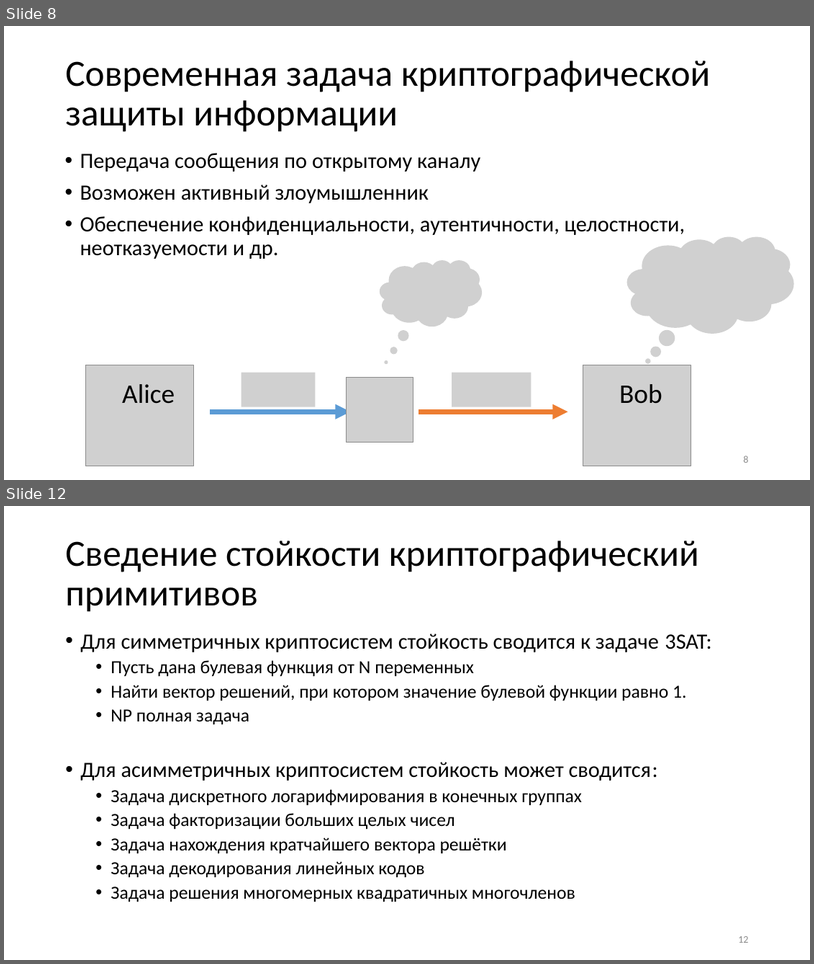
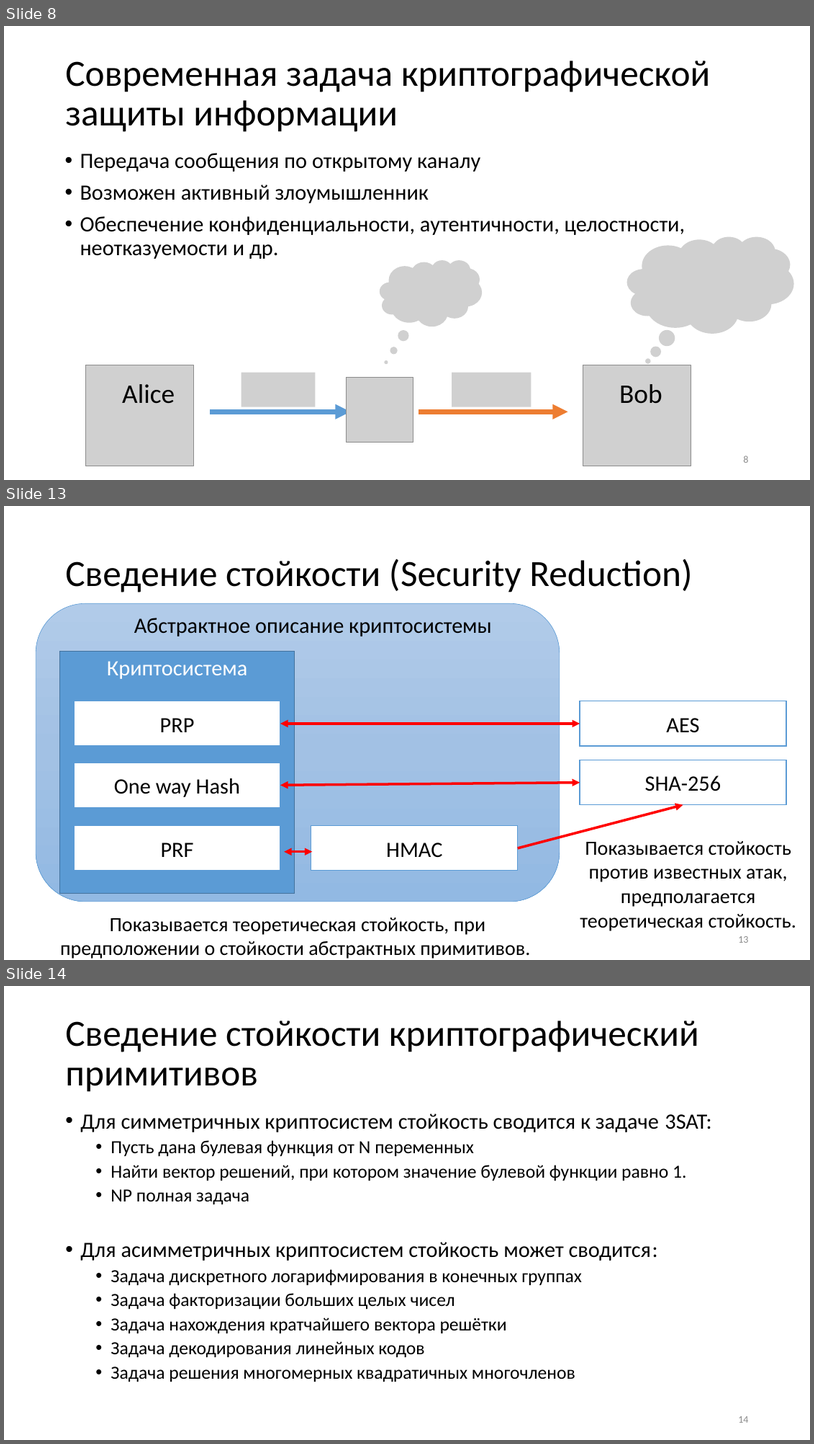
Before and after one commit to CryptoCourse/CryptoLectures, a slide deck: Lectures/Lecture1.pptx. Shown one above the other, each under a label of ours: slides 8 and 12 before the commit, slides 8, 13 and 14 after it; the slides between them are not shown. The pictures are 814x964 and 814x1444 pixels, drawn with LibreOffice and Linux fonts; fonts in the diff are those of the drawing; grey boxes stand for pictures. Boxes give left, top, right and bottom in pixels: in the first picture for what was removed or moved away, otherwise in the second. Text is boxed around its words. In the diff, an @@ line names an element or a change of style, - is before the commit and + after.

```diff
--- a/Lectures/Lecture1.pptx
+++ b/Lectures/Lecture1.pptx
@@ slide 13 added at (x1=4, y1=506, x2=810, y2=960), background #FFFFFF @@
@@ title added at (x1=65, y1=559, x2=692, y2=592), 44 pt, text #000000 @@
+Сведение стойкости (Security Reduction)
@@ rounded rectangle added at (x1=36, y1=603, x2=560, y2=901), fill gradient #B1CBE9 to #A3C1E5 to #93B9E4, outline #5B9BD5 0.5 pt @@
@@ text added at (x1=134, y1=618, x2=492, y2=636), 26 pt, text #000000 @@
+Абстрактное описание криптосистемы
@@ rectangle added at (x1=60, y1=651, x2=295, y2=893), fill #5B9BD5, outline #43739E 1 pt, 26 pt, text #FFFFFF @@
+Криптосистема
@@ rectangle added at (x1=74, y1=701, x2=281, y2=746), fill #FFFFFF, outline #5B9BD5 1 pt, 26 pt, text #000000 @@
+PRP
@@ rectangle added at (x1=580, y1=701, x2=787, y2=746), fill #FFFFFF, outline #5B9BD5 1 pt, 26 pt, text #000000 @@
+AES
@@ double arrow added from (280, 723) to (580, 723), #FF0000 3 pt @@
@@ rectangle added at (x1=74, y1=762, x2=281, y2=807), fill #FFFFFF, outline #5B9BD5 1 pt, 26 pt, text #000000 @@
+One way Hash
@@ rectangle added at (x1=580, y1=760, x2=787, y2=805), fill #FFFFFF, outline #5B9BD5 1 pt, 26 pt, text #000000 @@
+SHA-256
@@ double arrow added from (280, 785) to (580, 782), #FF0000 3 pt @@
@@ arrow added from (518, 848) to (684, 805), #FF0000 3 pt @@
@@ rectangle added at (x1=74, y1=826, x2=281, y2=870), fill #FFFFFF, outline #5B9BD5 1 pt, 26 pt, text #000000 @@
+PRF
@@ rectangle added at (x1=311, y1=826, x2=518, y2=870), fill #FFFFFF, outline #5B9BD5 1 pt, 26 pt, text #000000 @@
+HMAC
@@ text added at (x1=580, y1=841, x2=797, y2=931), 24 pt, text #000000 @@
+Показывается стойкость против известных атак, предполагается теоретическая стойкость.
@@ double arrow added from (284, 852) to (313, 852), #FF0000 3 pt @@
@@ text added at (x1=60, y1=917, x2=530, y2=958), 24 pt, text #000000 @@
+Показывается теоретическая стойкость, при предположении о стойкости абстрактных примитивов.
@@ page number added at (x1=738, y1=936, x2=748, y2=942), 12 pt, text #8C8C8C @@
+13
@@ what was slide 12 is now slide 14 @@
@@ page number at (x1=738, y1=1416, x2=748, y2=1422): text changed @@
-12
+14
```
Also in this commit, not shown: 3 slides changed, 1 other slide added.
